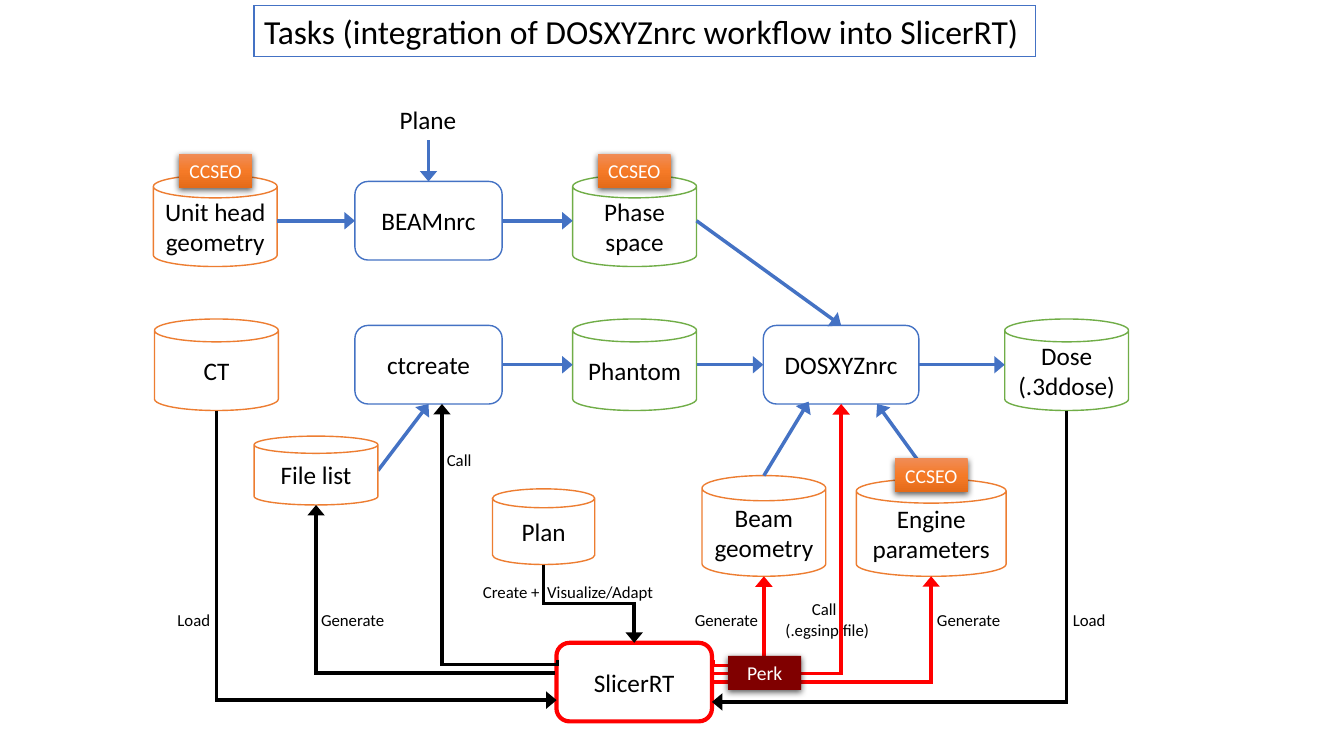
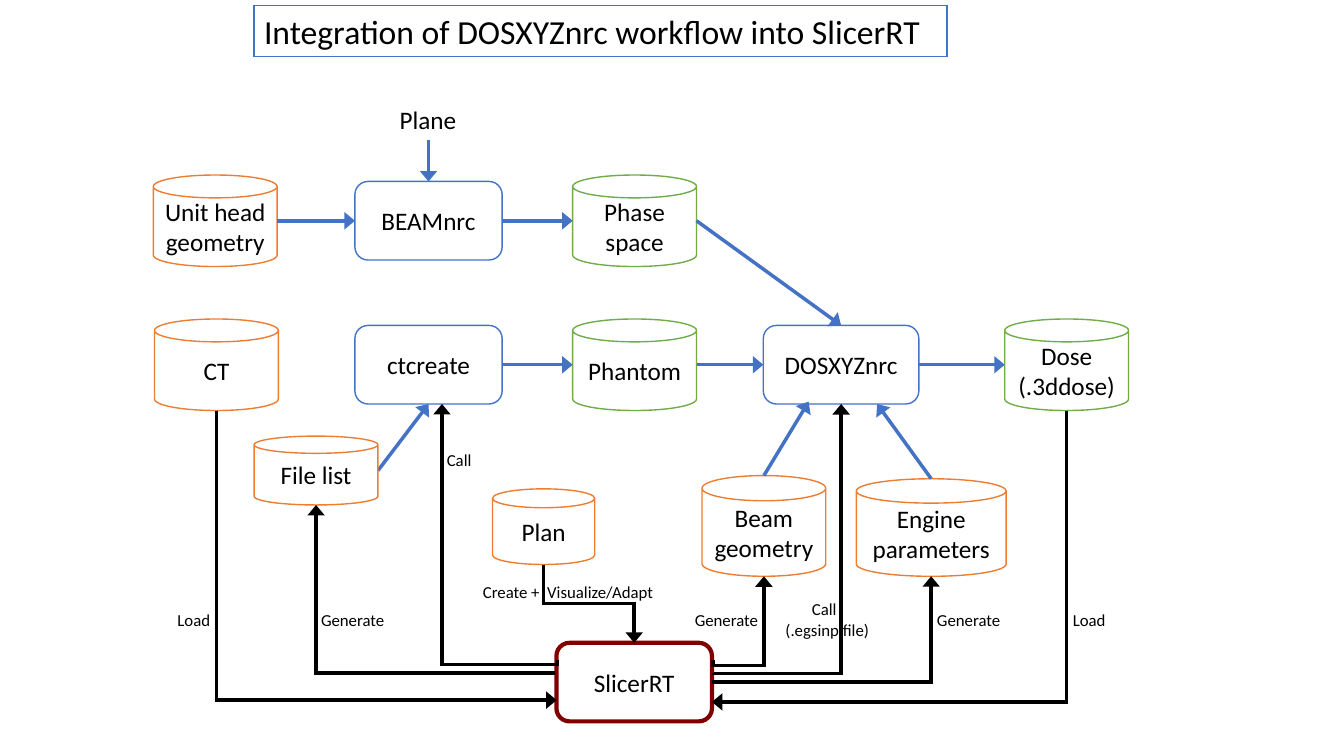
Before and after one commit to SlicerRt/SlicerRtDoc, a slide deck: slide 1 of technical/OrthovoltageRT_DataFlowDiagram.pptx. Drawn at 1344x756 pixels with LibreOffice and Linux fonts; fonts in the diff are those of the drawing. Boxes give left, top, right and bottom in pixels: in the first picture for what was removed or moved away, otherwise in the second. Text is boxed around its words. In the diff, an @@ line names an element or a change of style, - is before the commit and + after.

Commit message:
Update orthovoltage integration diagram
Integration is now finished, so tracking the tasks are not needed, only showing the components of the integration.

```diff
--- a/technical/OrthovoltageRT_DataFlowDiagram.pptx
+++ b/technical/OrthovoltageRT_DataFlowDiagram.pptx
@@ rectangle "Integration of DOSXYZnrc workflow into ...": place and size @@
-rectangle "Integration of DOSXYZnrc workflow into ..." at box(254, 6, 1036, 56)
+rectangle "Integration of DOSXYZnrc workflow into ..." at box(254, 6, 947, 56)
@@ text in rectangle at box(264, 20, 920, 50): text changed @@
-Tasks (integration of DOSXYZnrc workflow into SlicerRT)
+Integration of DOSXYZnrc workflow into SlicerRT
@@ rectangle removed at box(179, 154, 252, 189) @@
-CCSEO
@@ rectangle removed at box(598, 154, 670, 189) @@
-CCSEO
@@ elbow arrow (714, 674) - (841, 404): stroke #FF0000 2.5 pt to #000000 2.5 pt @@
@@ rectangle removed at box(895, 459, 968, 493) @@
-CCSEO
@@ elbow arrow (712, 683) - (932, 577): stroke #FF0000 2.5 pt to #000000 2.5 pt @@
@@ elbow arrow (713, 660) - (764, 577): stroke #FF0000 2.5 pt to #000000 2.5 pt @@
@@ rounded rectangle "SlicerRT" at box(557, 643, 712, 722): outline #FF0000 3 pt to #800000 3 pt @@
@@ rectangle removed at box(728, 656, 801, 691) @@
-Perk
```
